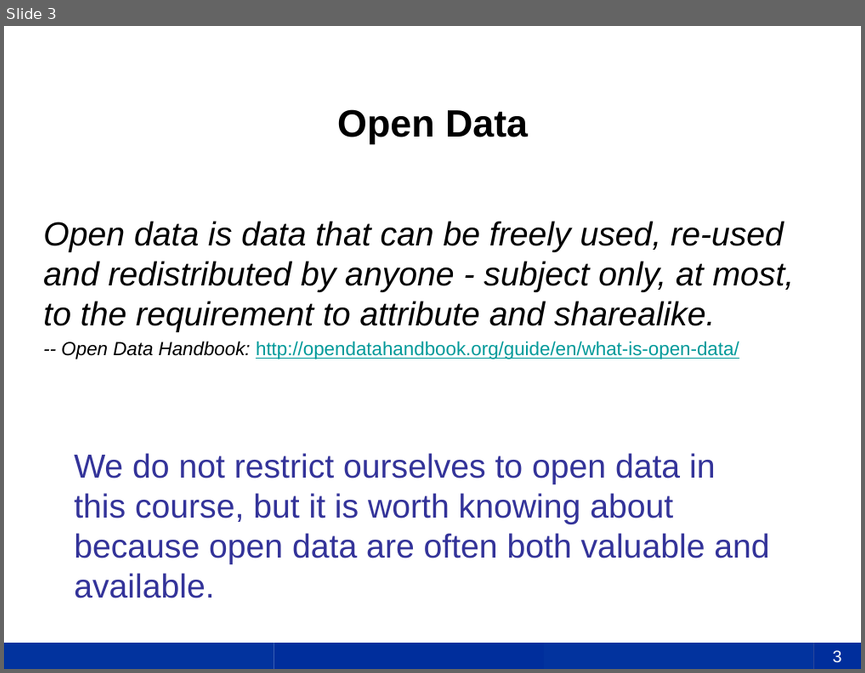
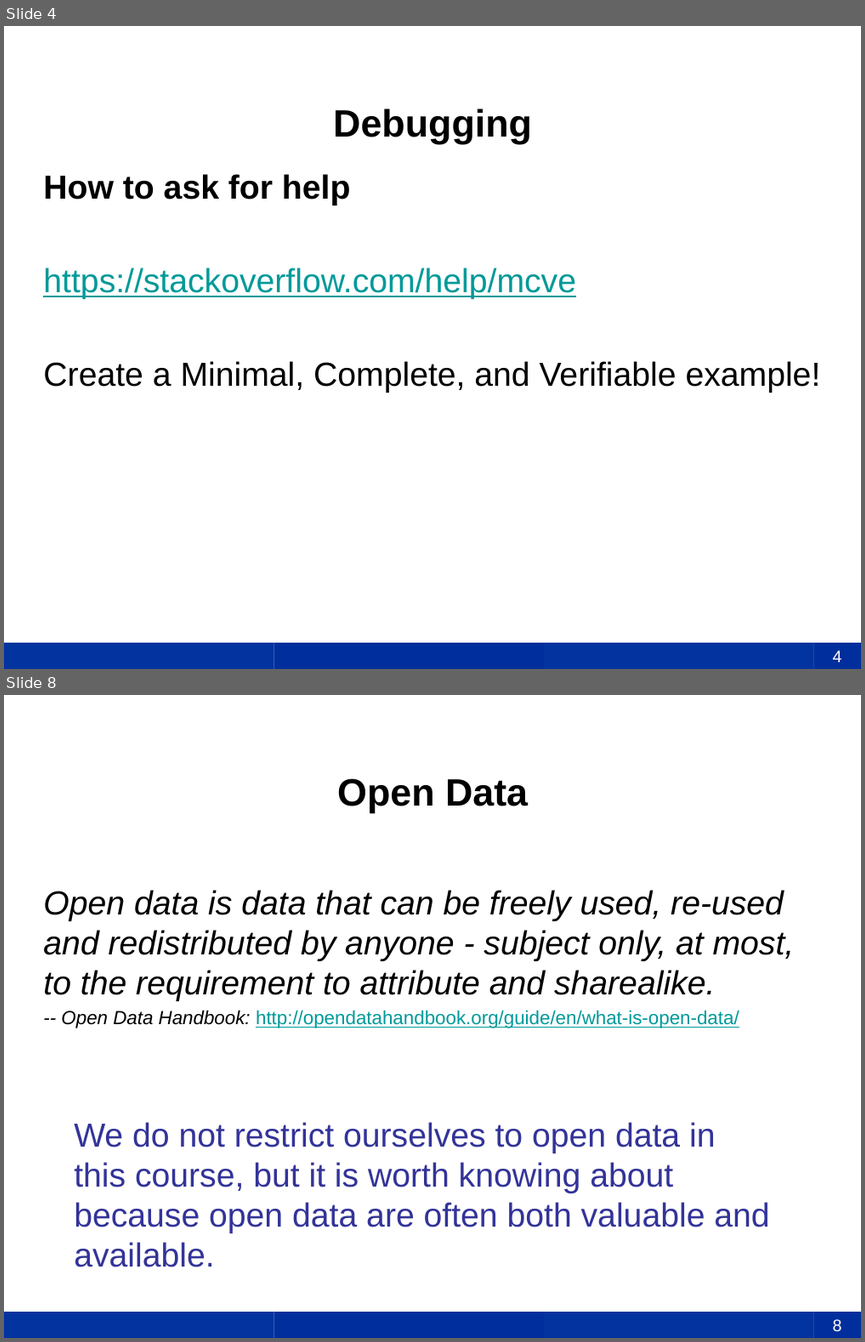
Before and after one commit to uky-transport-data-science/ce599, a slide deck: 08-Resources/8-Resources.pptx. Shown one above the other, each under a label of ours: slide 3 before the commit, slides 4 and 8 after it; the slides between them are not shown. The pictures are 865x673 and 865x1342 pixels, drawn with LibreOffice and Linux fonts; fonts in the diff are those of the drawing; background and template pictures are left out. Boxes give left, top, right and bottom in pixels: in the first picture for what was removed or moved away, otherwise in the second. Text is boxed around its words. In the diff, an @@ line names an element or a change of style, - is before the commit and + after.

Commit message:
More info on debugging.

```diff
--- a/08-Resources/8-Resources.pptx
+++ b/08-Resources/8-Resources.pptx
@@ slide 4 added at box(4, 26, 861, 669), background #FFFFFF; not listed: 4 template elements that a slide beside it also shows @@
@@ title added at box(333, 108, 532, 144), 32 pt, text #000000, bold @@
+Debugging
@@ text added at box(43, 174, 821, 392), 28 pt, text #000000 @@
+How to ask for help
+https://stackoverflow.com/help/mcve
+Create a Minimal, Complete, and Verifiable example!
@@ page number added at box(814, 642, 861, 669), fill #002E9C, 14 pt, text #FFFFFF @@
+4
@@ what was slide 3 is now slide 8 @@
@@ page number at box(833, 1319, 842, 1332): text changed @@
-3
+8
```
Also in this commit, not shown: 2 slides changed, 4 other slides added, 1 other file.
